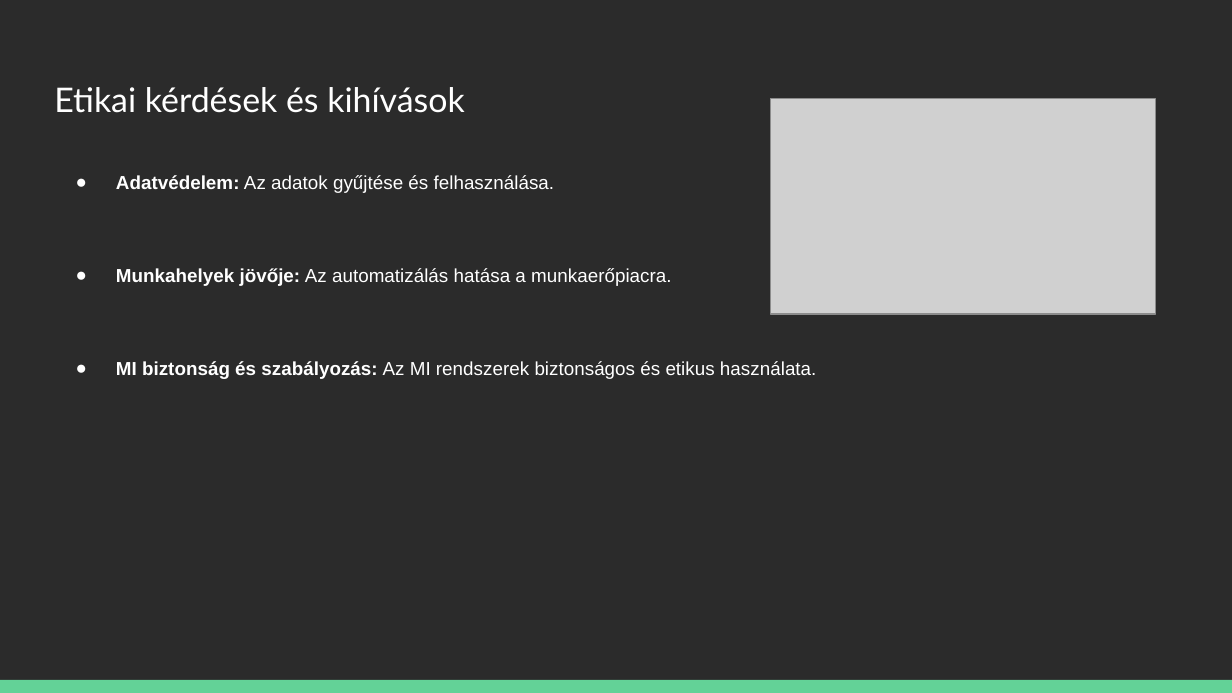
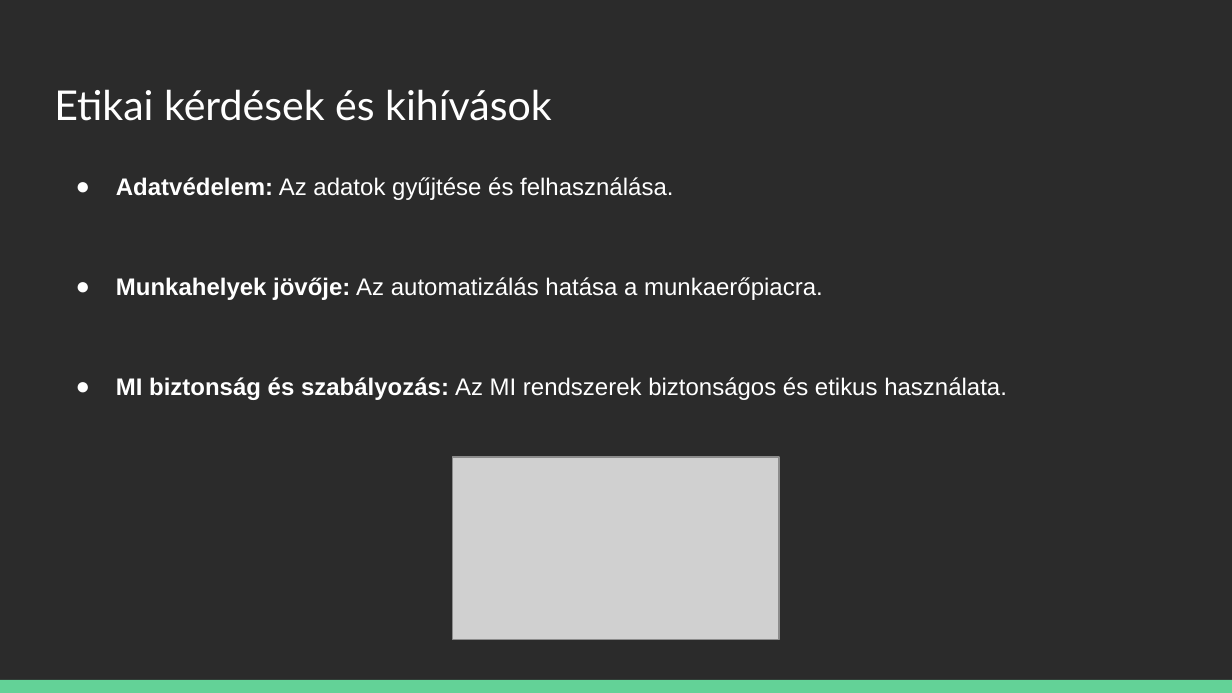
Before and after one commit to kizsi2024/12I-SZ, a slide deck: slide 11 of Potyondi Zsombor/A Mesterséges Intelligencia Történelme.pptx. Drawn at 1232x693 pixels with LibreOffice and Linux fonts; fonts in the diff are those of the drawing; grey boxes stand for pictures; background and template pictures are left out; a plain dark background stands for a picture behind light text. Boxes give left, top, right and bottom in pixels: in the first picture for what was removed or moved away, otherwise in the second. Text is boxed around its words. In the diff, an @@ line names an element or a change of style, - is before the commit and + after.

```diff
--- a/Potyondi Zsombor/A Mesterséges Intelligencia Történelme.pptx
+++ b/Potyondi Zsombor/A Mesterséges Intelligencia Történelme.pptx
@@ title "Etikai kérdések és kihívások" at (54, 89, 552, 121): size 19.8 to 24 pt @@
@@ text "Adatvédelem: Az adatok gyűjtése és ..." at (116, 177, 1007, 400): size 11 to 14 pt @@
@@ picture: place and size @@
-picture at (770, 99, 1154, 314)
+picture at (453, 457, 780, 639)
```
Also in this commit, not shown: 11 other slides changed.
